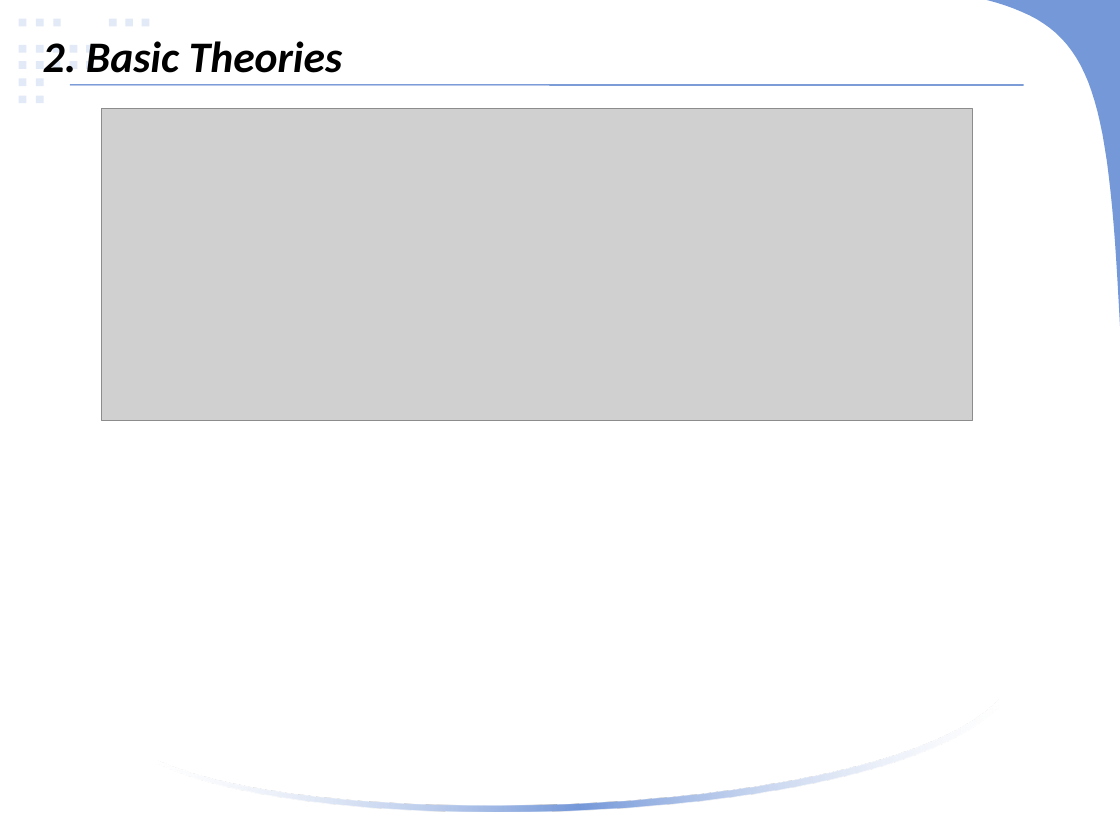
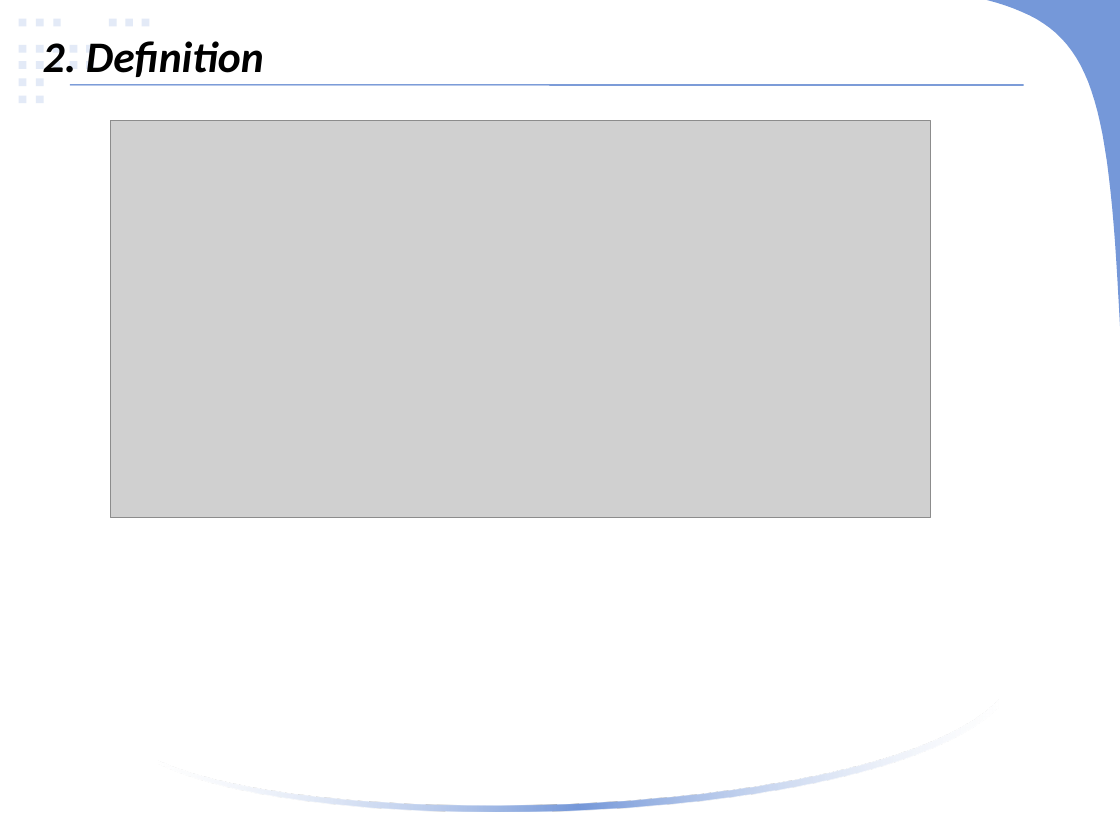
Before and after one commit to linlinge/monday-speech, a slide deck: slide 5 of 2019.03.25 ICCV 2015, Optimizing the Viewing Graph for Structure-from-Motion.pptx (slide 4 before the commit). Drawn at 1120x840 pixels with LibreOffice and Linux fonts; fonts in the diff are those of the drawing; grey boxes stand for pictures. Boxes give left, top, right and bottom in pixels: in the first picture for what was removed or moved away, otherwise in the second. Text is boxed around its words. In the diff, an @@ line names an element or a change of style, - is before the commit and + after.

```diff
--- a/2019.03.25 ICCV 2015, Optimizing the Viewing Graph for Structure-from-Motion.pptx
+++ b/2019.03.25 ICCV 2015, Optimizing the Viewing Graph for Structure-from-Motion.pptx
@@ text at (x1=43, y1=41, x2=264, y2=77): text changed @@
-2. Basic Theories
+2. Definition
@@ picture resized from (x1=102, y1=109, x2=973, y2=421) to (x1=110, y1=120, x2=930, y2=517) @@
```
Also in this commit, not shown: 3 other slides changed, 2 slides added, 1 slide removed, 1 other file.
